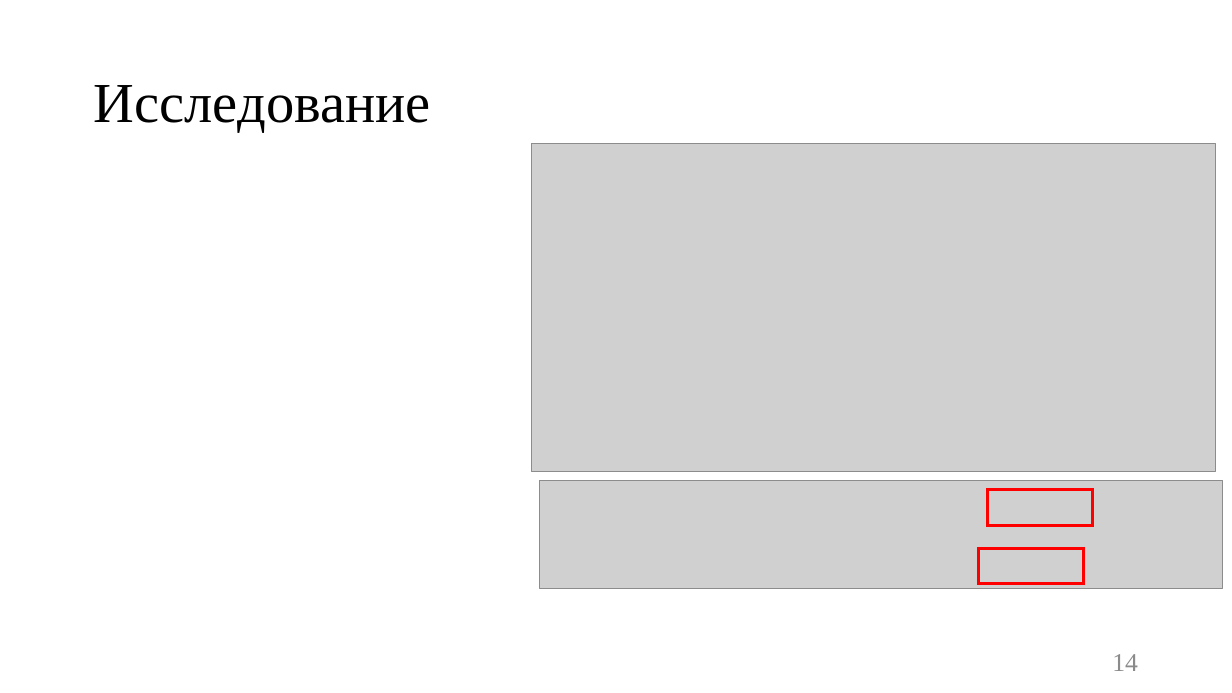
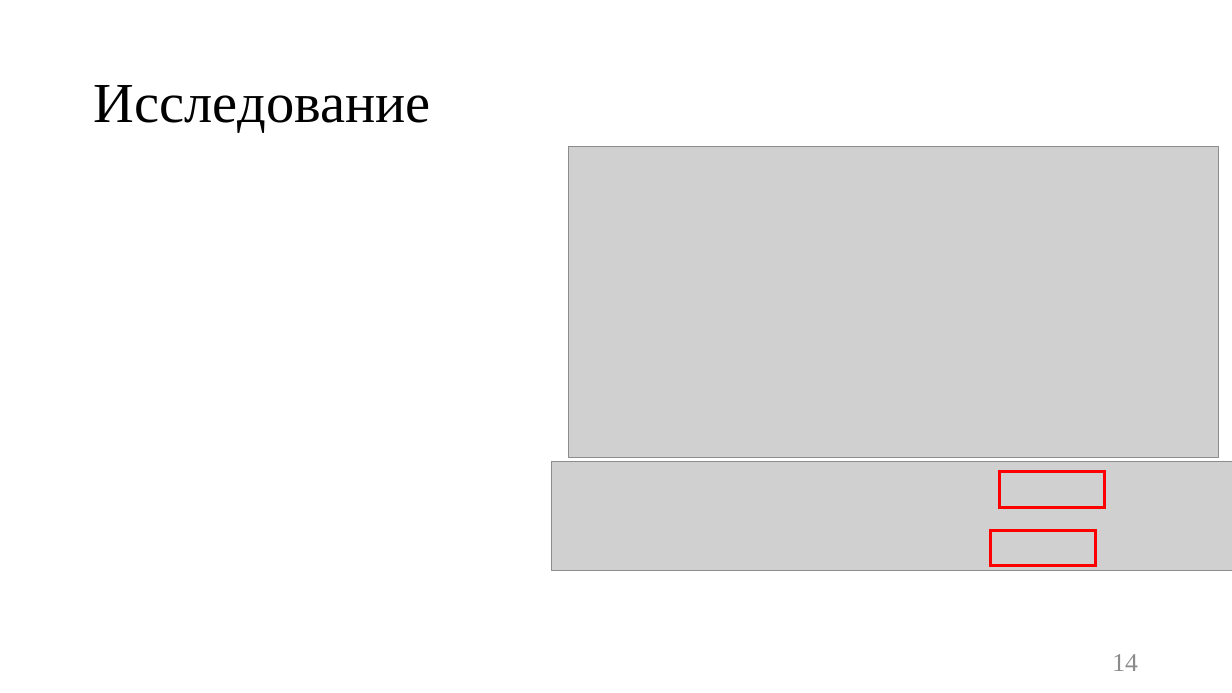
Before and after one commit to Kukushenok/competitive-math-game, a slide deck: slide 14 of docs/presentation.pptx. Drawn at 1232x693 pixels with LibreOffice and Linux fonts; fonts in the diff are those of the drawing; grey boxes stand for pictures. Boxes give left, top, right and bottom in pixels: in the first picture for what was removed or moved away, otherwise in the second. Text is boxed around its words. In the diff, an @@ line names an element or a change of style, - is before the commit and + after.

```diff
--- a/docs/presentation.pptx
+++ b/docs/presentation.pptx
@@ picture: place and size @@
-picture at (531,144,1216,471)
+picture at (568,146,1218,457)
@@ picture: place and size @@
-picture at (540,481,1224,589)
+picture at (552,462,1232,570)
@@ rectangle: place and size @@
-rectangle at (988,490,1093,526)
+rectangle at (1000,471,1105,507)
@@ rectangle: place and size @@
-rectangle at (979,548,1084,584)
+rectangle at (991,531,1096,567)
```
Also in this commit, not shown: 9 other slides changed, 8 other files.
